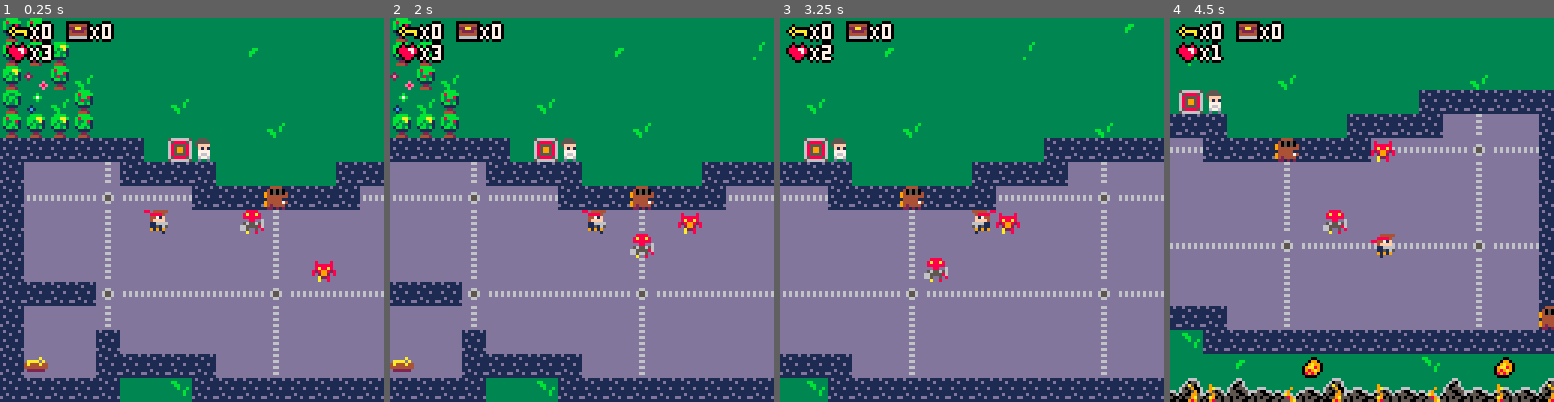
Above: before the commit, frames 1-4 (left to right).
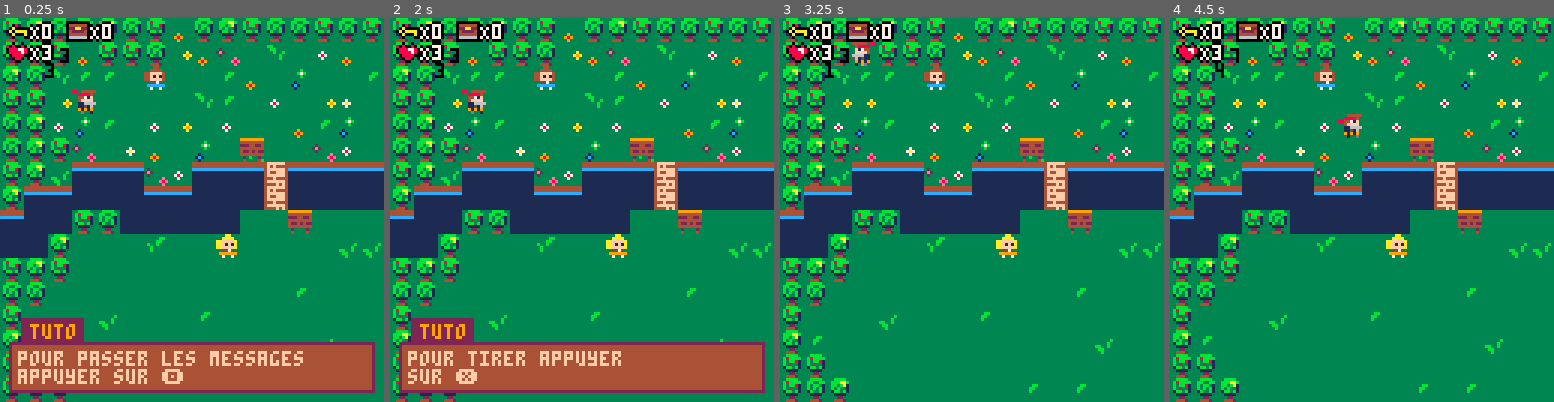
Above: after the commit, the same moments.

Repository: adatechschool/projet-collectif-pico-8-enigma-lar
Game: PICO-8 cartridge enigma.p8
Same seed, same stepped clock (60 frames per second), same inputs: the game is played once before the commit and once after it.
Inputs:
- Up to frame 1 (0.25 s): no input
- Up to frame 2 (2 s): tap X (X key) at 0.33, 1.07, 1.85 s; tap O (Z key) at 0.7, 1.7 s; hold Right from 1.6 s (still down)
- Up to frame 3 (3.25 s): release Right at 2.1 s; tap O (Z key) at 2.1, 2.5, 2.9 s; hold Up 2.15-2.42 s; hold Right 2.47-3.03 s; tap X (X key) at 2.97 s; hold Left from 3.08 s (still down)
- Up to frame 4 (4.5 s): tap O (Z key) at 3.3, 3.7, 4.1 s; release Left at 3.58 s; hold Down 3.63-3.97 s; hold Right from 4.02 s (still down); tap X (X key) at 4.08 s

The runs differ from the first frame. In frame 1, 67% of the frame differs, in the area x 0-100%, y 0-100%; in frame 2, 68%; in frame 3, 68%; in frame 4, 73%.

Commit message:
add collision and TP

Diff:
--- a/enigma.p8
+++ b/enigma.p8
@@ -6,6 +6,10 @@
 --by athur, lucas and remy
 
 function _init()
+ blt={}
+ mob1={}
+ mob2={}
+ fog={}
 	create_plr()
 	create_mob1()
 	create_mob2()
@@ -28,10 +32,10 @@
 		update_mob1()
 		update_mob2()
 		update_explo()
-		update_blt()
 	end
 	update_cam()
 	update_msg()
+	update_blt()
 end
 
 
@@ -64,7 +68,7 @@
 
 function create_plr()
 	plr={
-		x=6,y=22,
+		x=3,y=3,
 		ox=0,oy=0,
 		start_ox=0,start_oy=0,
 		anim_t=0,
@@ -72,7 +76,7 @@
 		chest=0,
 		key=0,
 		life=3,
-		cpx=3, cpy=3
+		cpx=3,cpy=3
 	}
 end
 
@@ -85,8 +89,8 @@
 
 
 function update_plr()
-	local newx=plr.x
-	local newy=plr.y
+	newx=plr.x
+	newy=plr.y
 	if plr.anim_t==0 then
 		newox=0
 		newoy=0
@@ -122,24 +126,25 @@
 		plr.anim_t=1
 	end
 
+	--tp
+
 	--animation
 	plr.anim_t=max(plr.anim_t-0.125,0)
 	plr.ox=plr.start_ox*plr.anim_t
 	plr.oy=plr.start_oy*plr.anim_t
+
 	if plr.anim_t >=0.5 then
 		plr.sprite=2
 	else
 		plr.sprite=1
 	end
-
-
 	if not collision_checked
 	 and not invul then
 		for m1 in all(mob1) do
 		 if plr.x==m1.x and plr.y==m1.y then
 	     plr.life-=1
 	     sfx(6)
-	     collision_checked=true
+	     collsion_checked=true
 	     invul=true
 	     invul_counter=invul_duration
 	  end
@@ -194,11 +199,12 @@
 	elseif check_flag(4,x,y) then
 		open_tree(x,y)
 	elseif check_flag(5,x,y) then
+	 plr.cpx=plr.x
+  plr.cpy=plr.y
 	 next_tile(x,y)
 	 sfx(8)
-	elseif check_flag(5,plr.x,plr.y) then
-		plr.cpx=plr.x
-		plr.cpy=plr.y
+	elseif check_flag(7,x,y) then
+	 tp()
 	end
 	if x==6 and y==2 then
 		create_msg("ada", "bienvenue dans enigma !",
@@ -217,9 +223,9 @@
 		create_msg("tuto", "pour passer les messages\nappuyer sur 🅾️", "pour vous deplacer utiliser\nles fleches directionnelles", "pour tirer appuyer\nsur ❎")
 		game_started = true
 	elseif x==33 and y==10 then
-		create_msg("maze", "vous entrez dans\nle labyrinthe maudit","ici la vision est trouble","vous devez trouver\nles 2 clefs")
+	 create_msg("maze", "vous entrez dans\nle labyrinthe maudit","ici la vision est trouble","vous devez trouver\nles 2 clefs")
 	elseif x==22 and y==60 then
-		create_msg("papy", "merci infiniment !\nvous m'avez sauvez !","il y a un tp\nplus a l'est","allons retrouver ma\nma petite fille !")
+	 create_msg("papy", "merci infiniment !\nvous m'avez sauvez !","il y a un tp\nplus a l'est","allons retrouver ma\nma petite fille !")
 	end
 end
 -->8
@@ -233,6 +239,45 @@
 function check_flag(flag,x,y)
 	local sprite=mget(x,y)
 	return fget(sprite,flag)
+end
+
+function tp()
+	if newx == 35 and newy == 59 then
+	newx = 14
+	newy = 10
+	elseif newx == 118 and newy == 4 then
+	newx = 127
+	newy = 00
+	elseif newx == 127 and newy == 02 then
+	newx = 126
+	newy = 16
+	elseif newx == 126 and newy == 18 then
+	newx = 116
+	newy = 21
+	elseif newx == 117 and newy == 17 then
+	newx = 106
+	newy = 20
+	elseif newx == 125 and newy == 23 then
+	newx = 124
+	newy = 30
+	elseif newx == 118 and newy == 31
+	or newx == 122 and newy == 42 then
+	newx = 63
+	newy = 43
+	elseif newx == 109 and newy == 13 then
+	newx = 98
+	newy = 30
+	elseif newx == 103 and newy == 29 then
+	newx = 124
+	newy = 29
+	elseif newx == 99 and newy == 22 then
+	newx = 118
+	newy = 40
+	elseif newx == 106 and newy == 6 then
+	newx = 97
+	newy = 17
+	end
+
 end
 
 
@@ -313,6 +358,8 @@
 	spr(32,2,7)
 	print_outline("X"..plr.life,10,9,7)
 	palt()
+		print(plr.x,20,10,0)
+			print(plr.y,15,15,0)
 end
 
 function print_outline(text,x,y)
@@ -356,7 +404,6 @@
 end
 -->8
 --bullets
-local blt={}
 
 function shoot()
 	local new_blt={
@@ -364,18 +411,43 @@
 	 y=plr.y,
 	 direction=plr.flip and -1 or 1,
   sprite=33,
-  speed=0.7
+  speed=0.7,
+  timer=60
  }
  add(blt, new_blt)
 end
 
 
 function update_blt()
-	for b in all(blt) do
-  b.x = b.x + b.direction * b.speed
+    for b in all(blt) do
+     if b.direction < 0 then
+         b.x -= b.speed
+         else
+         b.x += b.speed
+  end
   local blt_tile_x = ceil(b.x)
-	 local blt_tile_y = ceil(b.y)
-	 if blt_tile_x < 0 or blt_tile_x > 128 then
+     local blt_tile_y = ceil(b.y)
+     for m1 in all(mob1) do
+         if collision(m1,b) then
+             del(blt,b)
+             m1.life-=1
+             create_explo(flr(b.x),flr(b.y))
+             if m1.life == 0 then
+                 del(mob1,m1)
+                end
+            end
+  end
+  for m2 in all(mob2) do
+      if collision(m2,b) then
+       del(blt,b)
+       m2.life-=1
+       create_explo(flr(b.x),flr(b.y))
+       if m2.life == 0 then
+           del(mob2,m2)
+    end
+            end
+  end
+     if blt_tile_x < 0 or blt_tile_x > 128 then
    del(blt, b)
   end
   if check_flag(0, blt_tile_x, blt_tile_y) then
@@ -394,13 +466,14 @@
 -->8
 --game over
 
+
 function update_over()
-	if (btn(🅾️)) then
-	 plr.life=3
-	 plr.x=plr.cpx
-	 plr.y=plr.cpy
-	 state=0
-	 update_game()
+ if (btn(🅾️)) then
+  plr.life=3
+  plr.x=plr.cpx
+  plr.y=plr.cpy
+  state=0
+  update_game()
  end
 end
 
@@ -411,7 +484,7 @@
  camera(0, 0)
  print("you die ☉", 45, 40, 8)
  print("nice try", 25, 50, 7)
- print("press 🅾️/c to respawn", 25, 58, 7)
+ print("press 🅾️/c to continue", 25, 58, 7)
  camera()
 end
 
@@ -437,7 +510,6 @@
 
 
 function create_mob1()
-	mob1={}
 	add_mob1(13, 24)
 	add_mob1(69,28)
 	add_mob1(79,27)
@@ -447,6 +519,9 @@
  add_mob1(75,13)
  add_mob1(68,12)
  add_mob1(79,6)
+ add_mob1(21,60)
+ add_mob1(23,60)
+
 end
 
 
@@ -483,20 +558,9 @@
 				m1.x=mid(0,newx,127)
 				m1.y=mid(0,newy,63)
 			end
-			for b in all(blt) do
-				if collision(m1,b) then
-					del(blt,b)
-					m1.life-=1
-					create_explo(b.x+4,b.y+2)
-					if m1.life == 0 then
-						del(mob1,m1)
-					end
-				end
-			end
 		end
 	end
 end
-
 
 --mob2
 
@@ -515,7 +579,6 @@
 
 
 function create_mob2()
-	mob2={}
 	add_mob2(10, 22)
 	add_mob2(77,10)
 	add_mob2(85,6)
@@ -560,34 +623,23 @@
 				m2.x=mid(0,newx,127)
 				m2.y=mid(0,newy,63)
 			end
-			for b in all(blt) do
-				if collision(m2,b) then
-					del(blt,b)
-					m2.life-=1
-					create_explo(b.x+4,b.y+2)
-					if m2.life == 0 then
-						del(mob2,m2)
-					end
-				end
-			end
 		end
 	end
 end
 -->8
 --collision
 
-function  collision(a, b)
-
-	if a.x > b.x + 8
-	or a.y > b.y + 8
-	or a.x + 8 < b.x
-	or a.y + 8 < b.y then
-		return false
-	else
-		return true
-	end
-end
-
+function  collision(m, b)
+
+    if m.x > flr(b.x)
+    or m.y > flr(b.y)
+    or m.x < flr(b.x)
+    or m.y < flr(b.y) then
+        return false
+    else
+        return true
+    end
+end
 -->8
 --explosions
 
@@ -625,8 +677,6 @@
 
 -->8
 --fog
-
-local fog = {}
 
 function rectfill2(_x,_y,_w,_h,_c)
  rectfill(_x,_y,_x+max(_w-1,0),_y+max(_h-1,0),_c)
@@ -678,9 +728,6 @@
  end
 end
 
--->8
-
-
 
 
 
@@ -811,48 +858,48 @@
 
 
 __gff__
-0000000101000000000000000001010000090002000000404000000000010101000001010100010101010100000000002000010101110005000100000002000001010101010101010000000000010101010101010101010000000000000100010101010101010100000000000000000000000101010101010100000002000000
-0101010040400001000000010000000101000100400000010000000100000001010101000000000000000000000000000000000000000000000000000000000000000001000000010000000100000001000000010000000100000001000000010000000000000000000000000000000000000000000000000000000000000000
+0000000101000000000000800001800001090002000001404000000000010101110001010100010101010102020202002000010101110005000100000002000001010101010101010000000000010101010101010001010000000000000100010101010101010140400000000000000000000101010101010100000002000000
+0101010040000001000000010000000101000100400000010000000100000001010101000000000000000000000000000000000000000000000000000000000000800001000000010000000100000001000000010000000100000001000000010000000000000000000000000000000000000000000000000000000000000000
 __map__
-0d1d1e1d1d1e0d0e1e1d0d1e1e0e1e0d1e0e1d0d1e1d0d1e1e33333333131b1d0562434343434352434343514343524343434343434343434343434343434343634e4e4e4e4e4e4e4e4e0c0c0c4e4e4e4e4e4e4e4e4e4e4d4e4d4444449191914444474747474747444444444444444444444444444444444444445b4917091a
-0d1e0d090d0d1e19091b3605360a09361a361b091e0d0e1d1e343434340d1c1e1d53707171717053707171717170537071705043436371707153717171717c71535d716d6d6d7171715d0c0c0c4d7171716d6d6d6d6d714d4d4d4747444444444747474744444747474444444444445c797979795744444444444464645b490b
-1d1e05161b360436361609361a363616361b36160b050b0d1d2323232307361e1e53715043434373715043434343737140717171705371407153715043434343615d6d6d706d6d71715d0c0c0c4d7171716d7070706d714d4d4d44444444444447474444444447444444444444445c1749074949497979574444444444645b49
-0d0d1919363636360536360a36191c361a360b0a091b1c090e2323231e360e1d0e53707171717171707171707171717060435251715371537153707171717171535d6d703d706d71715d5f5f5f4d7171716d703d706d714d4d4d44444747444444444444444444444444445c797949054949494949490549574444444444647a
-1e1d0a1a16360a19360a363609161a36190a363636151c1e2423231e0d0b361d1d53716243434343434363716243434373705370715371537160434343435171535d6d6d706d6d717171717171717171716d7070706d714d4d4d47474744444444444444445c7979797979494949494949494916494949496a4444444444445b
-1e1d0d1b361c09361a362236361b0a360936161a361c09242323231d1a1d070e0e53715370717171717153715370717171717263714171537153707171717170535d716d6d6d71717171717171717171716d6d6d6d6d714d4d4d4447444444444444445c79494949494949494949494949164932494949494b44444747474464
-0d1d072424241b0a24242425242424242424360b0a1b242323230d1d1e0d361d1e5371533636360b3636537053716243637170537071705371724343434351715d5f4e4e4e4e4e4e4e4f7171714f4e4e4e4e4d717171714d4d4d44444447474444445c49494949494949494949054949696925694907494b6447474747444444
-1d2424232323242423232325232323232323242424242323233636363636360d1d417041367136367136724373704171726371724343436170717171717171705d71717171717171714f7171714f717171714d717171714d4d4d4d7444474444445c494949494949494907494949694b646425645b4b64644447474747444444
-2423230d1e23232323233636323636362323232323232323363607360d1d1e1e080d367136713671713670361b713671365370717171707243434343434343515d71717171717171714f7071704f717171715d4e4e4e4e4d4e5d5d74747474755c4949494949494949696969694b646444472544646444444747474747474456
-23231d36363615363603363636360707363636363636363636363636360d0e070e1e363636361b36713636367171710b62424343436371701171717171707111717171717171717171707194717071717171116d116d116d11715d487979795949494949174949494b6464646464444447472555444444444747474747474466
-0d1d0e36363636363636363636363636363636073636363606363636360d1e0d1e22364071713671707171717171700b537071717153716251717150517162515d71717171717171717194709471717171715d5f5f5f5f4d4e715d49494949494949494949494b64644444444444444456752558554444444747474747444466
-1e1e3636363636363636363606363636363636363636363636363636361d320e3016365336360a71710a0a717171707172637140705371537171717171705370405d717171717171717071947170717171715d0c0c0c0c4d71715d08646464641d494949496a644444474756757575757448256a654444444447474744444466
-0e3636360736363616363636363636363636363636363636363636363636363536190653367171710a3671713671717171537160437371537071717162437371535d717171717171714f7071704f717171715d0c0c0c0c4d715d5d08494949491d494949496a774444475674744859595909494b654444444444444444445674
-1d16363636363636363636363607363636363636363636361636363636360d1e190a3653160a3671713671713671367115537153717171724343434373707171535d717171717171714f7171714f717171715d0c0c0c0c4d715d4949494949690e4949490d495744444466744849051609494b64745544474747444444567448
-0e0d3636363636363636363636363636363636360636363636363636360d1e1d1e0d364136367171361b36717170713615537153704071717171717171716243615f5f5f5f5f5f5f4d4f7171714f5d5f5f5f4d0c0c0c0c4d715d6464640808080e4949491d1e6a44444466481b490a49494b6474747455474747444456744849
-0d1e1d36363636363636063636363636163636363636363636363636361d1e0e1d1d363636717170713671363671367171537072436170624363704070627370530c0c0c0c0c0c0c5d71717171714d0c0c0c0c0c0c0c0c4d715d5544567408080e4949490d1d6a444456745a494949054b647474747474554747475674745a49
-1d1b0d073636363636363636363636363636363636363636363636360e1e070e1a1e1d0a361b3671197136717171367136537171717243737060436171537171530c0c0c0c0c0c0c5d71717171714d0c0c0c0c0c0c0c0c4d715d7475747408080e4949220d494b445674745a06490d1d64747474485958745544446674484949
-1e1a070d3636360736363636363636363636363636363636363636070d1d1c1a091e0d1515367171717136711b36717071604351707170717153705371537062730c0c0c0c0c0c0c5d71717171714d0c0c0c0c0c0c0c0c4d715d7674744508080e49490d1d6a644466744849491e0d0d747474745a054a7474554466745a4907
-0e1d1d0e3636363636363607363636363636360736363636363636360d1e0b1c190d1e36153619367136367171717171715371717171407171537153715371530c0c0c0c0c0c0c0c5d71717171714d0c0c0c0c0c0c0c0c4d715d7979797908080e1e1e1d1d4b4456740d1b49490d1d0d747474745a49495958747574745a494b
+0d1d1e1d1d1e0d091e1d0d1e1e0d1e0d1e0d1d0d1e1d0d1e1e33333333131b1d0562434343434352434343514343524343434343434343434343434343434343634e4e4e4e4e4e4e4e4e0c0c0c4e4e4e4e4e4e4e4e4e4e4d0c0c4444449191914444474747474747444444444444444444444444444444444444445b4917091a
+0d1e0d090d0d1e19091b3605360a09361a361b091e0d0d1d07343434340d1c1e1d53707171717053707171717170537071705043436371707153717171717c71535d716d6d6d7171715d0c0c0c4d7171716d6d6d6d6d714d0c0c4747444444444747474744444747474444444444445c797979795744444444444464645b4907
+1d1e050606360436360609361a363606361b36060d050d0d072323232307361e1e53715043434373715043434343737140717171705371407153715043434343615d6d6d706d6d71715d0c0c0c4d7171716d7070706d714d0c0c44444444444447474444444447444444444444445c1749074949497979574444444444645b0e
+0d0d1919363636360506360a36191c361a36070a091b1c09072323231e36361d0d53707171717171707171707171717060435251715371537153707171717171535d6d703d706d71715d5f5f5f4d7171716d703d706d714d0c0c44444747444444444444444444444444445c797949054949494949490549574444444444647a
+1e1d0a1a06360a19360a363609061a36190a363636151c1e2423231e0d0d361d1d53716243434343434363716243434373705370715371537160434343435171535d6d6d706d6d717171717171717171716d7070706d714d0c0c47474744444444444444445c797979797949494949494949490649490e496a4444444444445b
+1e1d0d1b361c09361a362236361b0a360936061a361c09242323231d1a1d070d0d53715370717171717153715370717171717263714171537153707171717170535d716d6d6d71717171717171717171716d6d6d6d6d714d0c0c4447444444444444445c79494949494949494949494949064932494949494b44444747474464
+0d1d072424241b0a2424242524242424242436070a1b242323230d1d1e0d361d1e537153363636073636537053716243637170537071705371724343434351715d5f4e4e4e4e4e4e4e4f7171714f4e4e4e4e4d717171714d0c0c44444447474444445c494949494949490e4949054949696925694907494b6447474747444444
+1d2424232323242423232325232323232323242424242323233636363636360d1d417041367136367136724373704171726371724343436170717171717171705d71717171717171714f7171714f717171714d717171714d0c0c747444474444445c494949494949494907494949694b646425645b4b64644447474747444444
+2423230d1e23232323233636323636362323232323232323363607360d1d1e1e060d367136713671713670361b713671365370717171707243434343434343515d71717171717171714f7071704f717171715d4e4e4e4e4d4e5d5d74747474755c4949494949494949696969694b646444474444646444444747474747474456
+23231d36363615363603363636360707363636363636363636363636360d0d070d1e363636361b36713636367171710762424343436371701171717171707111307171717171717171707194717071717171116d116d116d11305d487979795949494949174949494b6464646464444447472555444444444747474747474466
+0d1d0d36363636363636363636363636363636073636363606363636360d1e0d1e223640717136717071717171717007537071717153716251717150517162515d71717171717171717194709471717171715d5f5f5f5f4d4e715d49494949494949494949494b64644444444444444456752558554444444747474747444466
+1e1e3636363636363636363606363636363636363636363636363636361d320d3006365336360a71710a0a717171707172637140705371537171717171705370405d717171717171717071947170717171715d0c0c0c0c4d71715d08646464641d494949496a644444474756757575757448256a654444444447474744444466
+0d3636360736363606363636363636363636363636363636363636363636363536190653367171710a3671713671717171537160437371537071717162437371535d717171717171714f7071704f717171715d0c0c0c0c4d715d5d08494949491d494949496a774444475674744859595909494b654444444444444444445674
+1d06363636363636363636363607363636363636363636360636363636360d1e190a3653060a3671713671713671367115537153717171724343434373707171535d717171717171714f7171714f717171715d0c0c0c0c4d715d4949494949690d4949490d49574444446674480e050609494b64745544474747444444567448
+0d0d3636363636363636363636363636363636360636363636363636360d1e1d1e0d364136367171361b36717170713615537153704071717171717171716243615f5f5f5f5f5f5f4d4f7171714f5d5f5f5f4d0c0c0c0c4d715d6464640808080d4930491d1e6a44444466481b490a49494b6474747455474747444456744849
+0d1e1d36363636363636063606363636063636363636363636363636361d1e0d1d1d363636717170713671363671367171537072436170624363704070627370530c0c0c0c0c0c0c5d71717171714d0c0c0c0c0c0c0c0c4d715d5544567408080d4949490d1d6a444456745a494949054b647474747474554747475674745a49
+1d1b0d073636363636363636060636363636363636363636363636360d1e070d1a1e1d0a361b3671197136717171367136537171717243737060436171537171530c0c0c0c0c0c0c5d71717171714d0c0c0c0c0c0c0c0c4d715d7475747408080d4949220d494b445674745a06490d1d64747474485958745544446674484949
+1e1a070d3636360736363636360636363636363636363636363636070d1d1c1a091e0d1515367171717136711b36717071604351707170717153705371537062730c0c0c0c0c0c0c5d71717171714d0c0c0c0c0c0c0c0c4d715d7674744508080d49490d1d6a644466744849491e0d0d747474745a0e4a7474554466745a4907
+0d1d1d0d3636363636363607363636363636360736363636363636360d1e0d1c190d1e36153619367136367171717171715371717171407171537153715371530c0c0c0c0c0c0c0c5d71717171714d0c0c0c0c0c0c0c0c4d715d7979797908080d1e1e1d1d4b4456740d1b49490d1d0d747474745a49495958747574745a0e4b
 39393939393936301f363636363636363639393939393936063636361e1e0d1a0d1d1d36713636363636713636157171365370504343425171537153714171530c0c0c0c0c0c0c0c5d71717171714d0c0c0c0c0c0c0c0c4d715d4949494949491e1d69694b644466745a49051a0d1e64747474745a4918494958747448494b64
 390f0f0f3c393939393636363636393939390f3c0f0f3936363636360d0d1d1e1e0d3671713636711515157136157171175371717071717170417153717071530c4e4e4e4e4e4e4e707171717171704e4e4e4e4e4e4e4e4d715d0808646464646464646464444466745a491e256464747474485949494949694b74745b4b6474
 393a3a3a3b3a3a3a393939113939393a3a3a3a3b3a3a393636363636360d1d1d0d7015717036711b0a62434343434343434243434343435171717072435170530c5d7171717171717171717171717171717171717171714d715d0808474466444444444444474746741d4b6425747474744849054949694b6464747464647474
-390f0f0f3c0f0f0f0f0f0f3c0f0f0f0f0f0f0f3c0f0f39363607363636360d0e1d193671713671360a53707171717171717171717071717170407171717071530c5d7171717171717171717171717171717171717171714d715d0808444466444444474747474744666464742574747448494949494b64647474747448587474
-390f0f0f3c0f0f0f0f0f0f3c0f0f0f0f0f0f0f3c0f0f39363636363636360e1e1e0d3636717171360a53715043434343434343435243434343434343435171530c5d7171717171715d4e4e4e4e4e4d71717171717171714d715d08087575744444474747474747476674747425744859494949494b64747476747448694b7474
-390f0f0f3c0f0f0f0f0f0f3c0f0f0f0f0f0f0f3c0f0f39363636053606360e1e1d1d3671717136090a5370717171717171717170537170717171717171707172635d7171717171715d0c0c0c0c0c4d71717171717171714d715d080874747444474747474444445674747448255949494949494b647474454446746464647474
-393939393b3a3a3a3a3a3a3b3a3a3a3a3a3a3a3b3a3a393939363636361e1d0e1d1e282827272627624263705043434343436371537162435243517062517170535d71716d706d715d0c0c0c0c0c4d71716d7070706d714d715d49497979797947474747444456747474745a4949494949694b647445444747446674746b6b4c
-390f0f0f3c0f0f0f0f0f0f3c0f0f0f0f0f0f0f3c0f0f393739063636361d080d6243434343435243617153717171717171705371537153705371717153707150615d716d706d706d5d0c0c0c0c0c4d7171706d6d6d70714d715d646464640808474747444456747448595949494949694b646474454447474756746b4c545454
-390f0f0f390f0f0f0f0f0f3c0f0f0f0f0f0f0f3c0f0f390f39363636360d1e1d5371717171705370537153705043524343437371537060436170624342637170535d71706d3d6d705d0c0c0c0c0c4d7171706d3d6d70714d715d0c0c0c0c080847475675757474484949494949694b646474744544474747476b4c5454545468
-393d0f0f39393939390f0f3c0f0f0f0f0f0f0f3c0f0f110f39361d3606161d0d5371407140715371417172434343617071717170724361704171537170537150615d716d706d706d5d0c0c0c0c0c4d7171706d6d6d70714d715d0c0c0c0c08087575744859595949494949494b6464747445444444447b7b6c54685454675454
-39393939393636053939393939393939393939393939393939051d1d1c1b081d5371537053715371717071717170417140714071717053717171537162537170535d71716d706d715d0c0c0c0c0c4d71716d7070706d714d715d0c0c0c0c080874485949494949494907494b6474747445474747476c54545467545454545454
-06173636363636363606363617363636360536361736363636360d1e1d1e0e1e5370537c53717243434343435171717153716043434373715043617172425171535d7171717171715d0c0c0c0c0c4d71717171717171714d7171717171717171747a49494949494949496a64747447474447477b6c5454545454685454546754
-2726282a272a2a2826292a272a282a262a27292a262a28292a2628272a292a287243424361717171717171717171624361715370717171717170537071717171535f5f5f5f5f5f5f5f5f5f5f5f5f5f5f5f5f5f5f5f5f5f5f5f5f5f5f5f5f5f5f747a49494907494949494b744547474444446c54546854545467545454545454
-…(10 lines of a section not shown)…
+390f0f0f3c0f0f0f0f0f0f3c0f0f0f0f0f0f0f3c0f0f39363607363636360d0d1d193671713671360a53707171717171717171717071717170407171717071530c5d7171717171717171717171717171717171717171714d715d080844446644444447c147474744666464747474747448494949494b64647474747448587474
+390f0f0f3c0f0f0f0f0f0f3c0f0f0f0f0f0f0f3c0f0f39363636363636360d1e1e0d3636717171360a53715043434343434343435243434343424343435171530c5d7171717171715d4e4e4e4e4e4d71717171717171714d715d0808757574444447472547474747667474742574480d490d49494b64747476747448690e7474
+390f0f0f3c0f0f0f0f0f0f3c0f0f0f0f0f0f0f3c0f0f39363636053606360d1e1d1d3671717136090a5370717171717171717170537170717171717171707172635d7171717171715d0c0c0c0c0c4d71717171717171714d715d0808747474444747472544444456747474482559490d0d0d0d4b647474454446746464647474
+393939393b3a3a3a3a3a3a3b3a3a3a3a3a3a3a3b3a3a393939363636361e1d0d1d1e1a0705151c1a624263705043434343436371537162435243517062517170535d71716d706d715d0c0c0c0c0c4d71716d7070706d714d715d49497979797947474725444456747474745a494949490d694b647445444747446674746b6b4c
+390f0f0f3c0f0f0f0f0f0f3c0f0f0f0f0f0f0f3c0f0f393739063636361d070d6243434343435243617153717171717171705371537153705371717153707150615d716d706d706d5d0c0c0c0c0c4d7171706d6d6d70714d715d646464640808474747254456747448595949494949694b646474454447474756746b4c545454
+390f0f0f390f0f0f0f0f0f3c0f0f0f0f0f0f0f3c0f0f390f39363636360d1e1d5371717171705370537153705043524343437371537060436170624342637170535d71706d3d6d705d0c0c0c0c0c4d7171706d3d6d70714d715d0c0c0c0c080847475625757474484949494949694b646474744544474747476b4c5454545468
+393d0f0f39393939390f0f3c0f0f0f0f0f0f0f3c0f0f110f39361d3606061d0d5371407140715371417172434343617071717170724361704171537170537150615d716d706d706d5d0c0c0c0c0c4d7171706d6d6d70714d715d0c0c0c0c08087575742559595949494949494b6464747445444444447b7b6c54685454675454
+39393939393636053939393939393939393939393939393939051d1d1c1b071d5371537053715371717071717170417140714071717053717171537162537170535d71716d706d715d0c0c0c0c0c4d71716d7070706d714d715d0c0c0c0c0808744859494949490e4907494b6474747445474747476c54545467545454545454
+06173636363636363606363617363636360536361736363636360d1e1d1e0d1e5370537c53717243434343435171717153716043434373715043617172425171535d7171717171715d0c0c0c0c0c4d71717171717171714d7171717171717171747a49494949494949496a64747447474447477b6c5454545454685454546754
+2726282a272a2a2826292a272a282a262a27292a262a28292a2628272a292a287243424361717171717171717171624361715370717171717170537071717171535f5f5f5f5f5f5f5f5f5f5f5f5f5f5f5f5f5f5f5f5f5f5f5f5f5f5f5f5f5f5f747a49494907494949494b744547474444446c5454680b545467545454545454
+…(10 lines of a section not shown)…
Not shown, changed: 55 lines of the sprite sheet (__gfx__) section of enigma.p8
